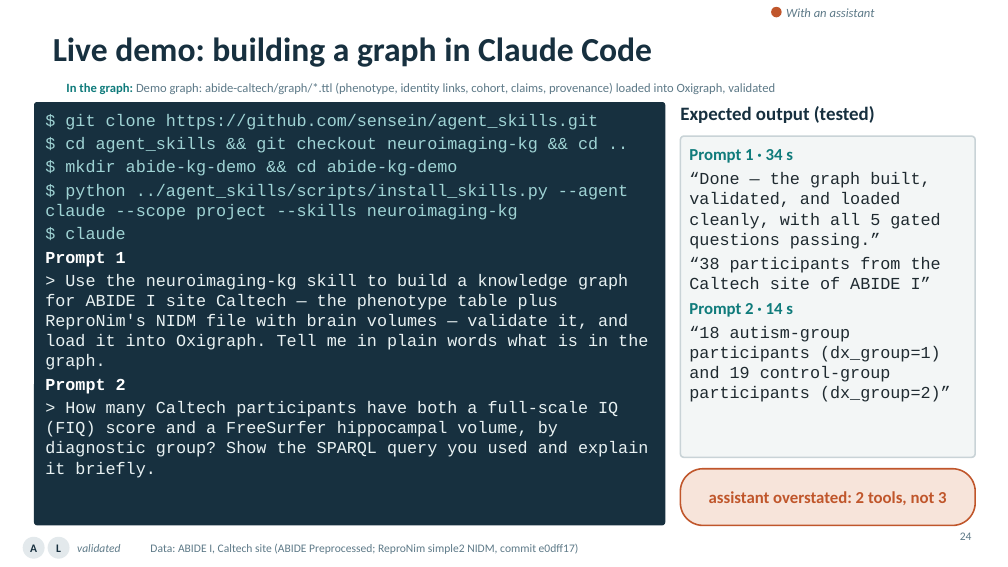
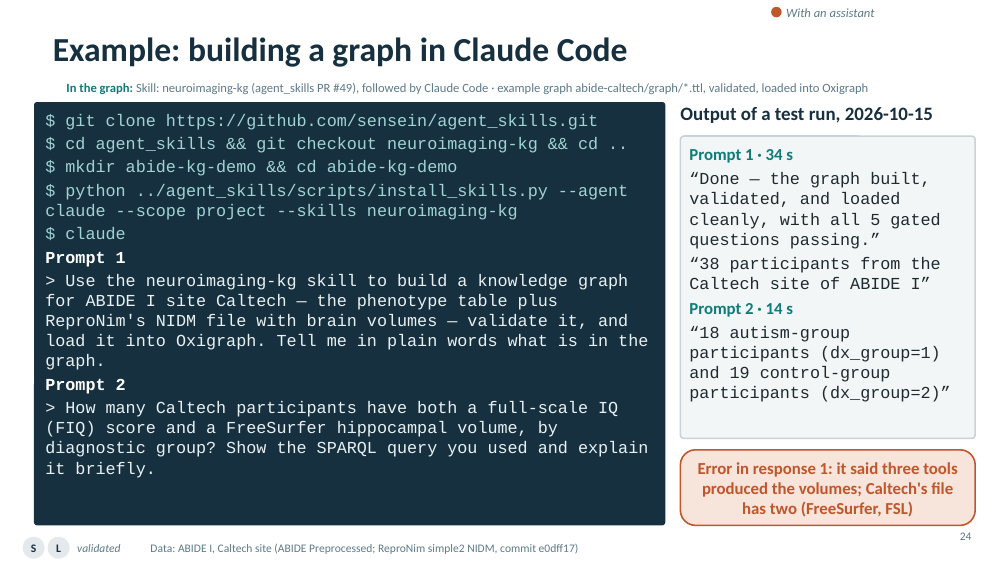
Before and after one commit to ReproNim/llm-workshop-kg, a slide deck: slide 24 of slides/Knowledge_Graphs_Skills_Neuroimaging_v4.pptx. Drawn at 1008x567 pixels with LibreOffice and Linux fonts; fonts in the diff are those of the drawing; background and template pictures are left out. Boxes give left, top, right and bottom in pixels: in the first picture for what was removed or moved away, otherwise in the second. Text is boxed around its words. In the diff, an @@ line names an element or a change of style, - is before the commit and + after.

Commit message:
[DATALAD RUNCMD] Build the deck (pptx) and its slide provenance (talk_provenance.ttl), two passes
=== Do not change lines below ===
{
 "chain": [],
 "cmd": "cd slides && node build_deck.js && uv run prov_query.py && node build_deck.js",
 "dsid": "ac6d69f8-1e00-4161-9f88-c8cc5a4964ec",
 "exit": 0,
 "extra_inputs": [],
 "inputs": [
  "slides/build_deck.js",
  "slides/values.js",
  "slides/values_map.json",
  "slides/apply_theme.js",
  "slides/old_deck_v3.md",
  "slides/figs_slide/*.png",
  "slides/demo/*.md",
  "slides/prov_query.py"
 ],
 "outputs": [
  "slides/Knowledge_Graphs_Skills_Neuroimaging_v4.pptx",
  "slides/talk_provenance.ttl",
  "slides/provenance_query.json"
 ],
 "pwd": "."
}
^^^ Do not change lines above ^^^

```diff
--- a/slides/Knowledge_Graphs_Skills_Neuroimaging_v4.pptx
+++ b/slides/Knowledge_Graphs_Skills_Neuroimaging_v4.pptx
@@ title at (53, 37, 628, 67): text changed @@
-Live demo: building a graph in Claude Code
+Example: building a graph in Claude Code
@@ text at (66, 83, 868, 94): text changed @@
-In the graph: Demo graph: abide-caltech/graph/*.ttl (phenotype, identity links, cohort, claims, provenance) loaded into Oxigraph, validated
+In the graph: Skill: neuroimaging-kg (agent_skills PR #49), followed by Claude Code · example graph abide-caltech/graph/*.ttl, validated, loaded into Oxigraph
@@ text at (680, 107, 933, 123): text changed @@
-Expected output (tested)
+Output of a test run, 2026-10-15
@@ rounded rectangle: place and size @@
-rounded rectangle at (681, 136, 975, 457)
+rounded rectangle at (681, 136, 975, 439)
@@ rounded rectangle "Error in response 1: it ...": place and size @@
-rounded rectangle "Error in response 1: it ..." at (681, 469, 975, 526)
+rounded rectangle "Error in response 1: it ..." at (681, 450, 975, 526)
@@ rounded rectangle "Error in response 1: it ..." at (681, 450, 975, 526): proportions changed @@
@@ text in rounded rectangle at (698, 462, 957, 517): text changed @@
-assistant overstated: 2 tools, not 3
+Error in response 1: it said three tools produced the volumes; Caltech's file has two (FreeSurfer, FSL)
@@ text in ellipse at (31, 544, 36, 552): text changed @@
-A
+S
```
Also in this commit, not shown: 25 other slides changed, 1 slide added, 2 other files.
